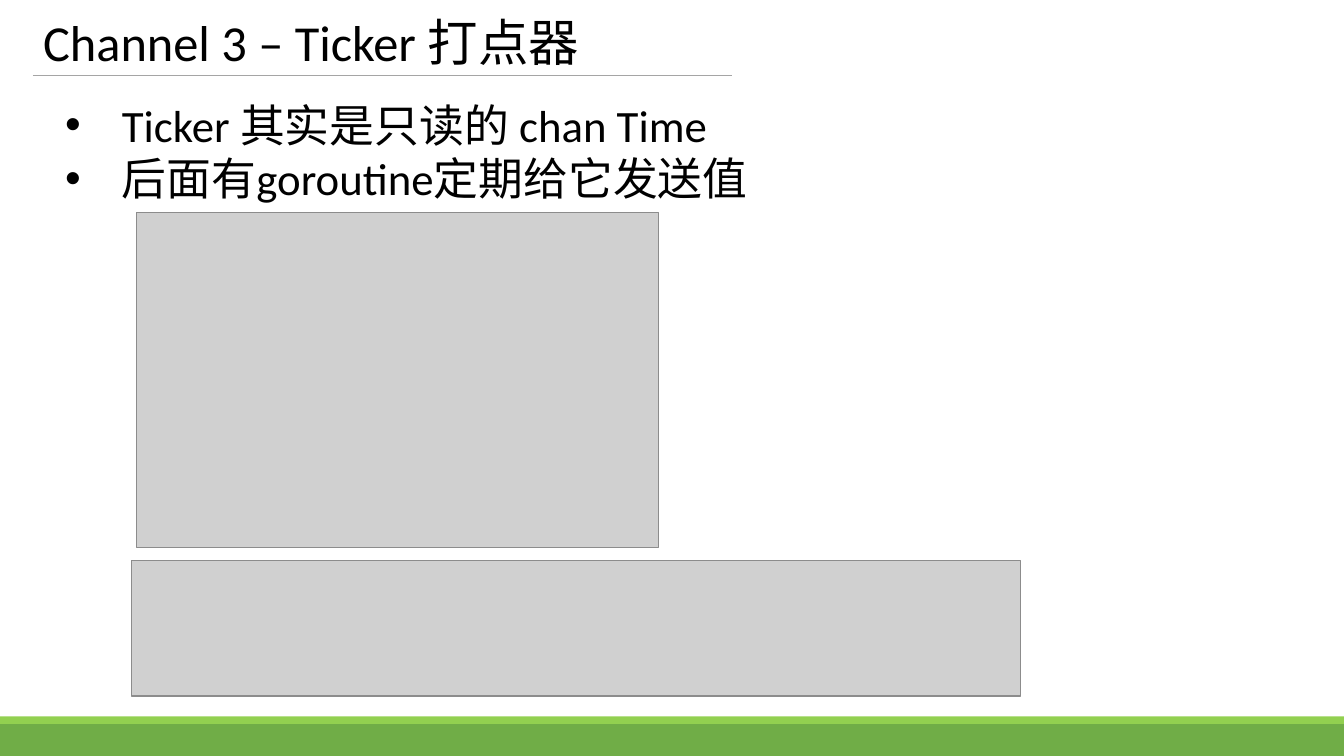
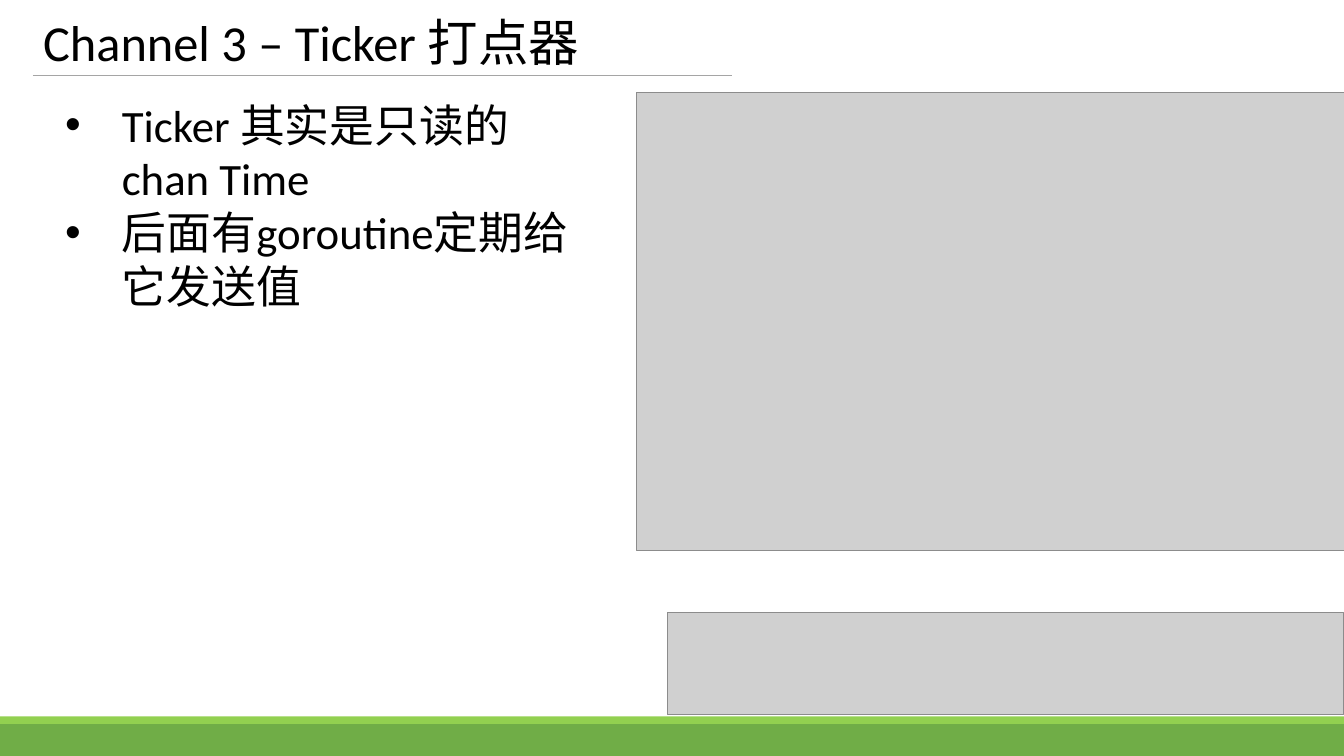
Before and after one commit to zhengbr2/sharing, a slide deck: slide 9 of GolangConcurency.pptx. Drawn at 1344x756 pixels with LibreOffice and Linux fonts; fonts in the diff are those of the drawing; grey boxes stand for pictures. Boxes give left, top, right and bottom in pixels: in the first picture for what was removed or moved away, otherwise in the second. Text is boxed around its words. In the diff, an @@ line names an element or a change of style, - is before the commit and + after.

```diff
--- a/GolangConcurency.pptx
+++ b/GolangConcurency.pptx
@@ text "Ticker 其实是只读的 chan Time" rewrapped from box(122, 104, 748, 203) to box(122, 104, 568, 257) @@
@@ picture: place and size @@
-picture at box(136, 213, 658, 547)
+picture at box(636, 93, 1344, 551)
@@ picture: place and size @@
-picture at box(131, 561, 1021, 696)
+picture at box(667, 612, 1344, 715)
```
Also in this commit, not shown: 3 other slides changed, 1 other file.
